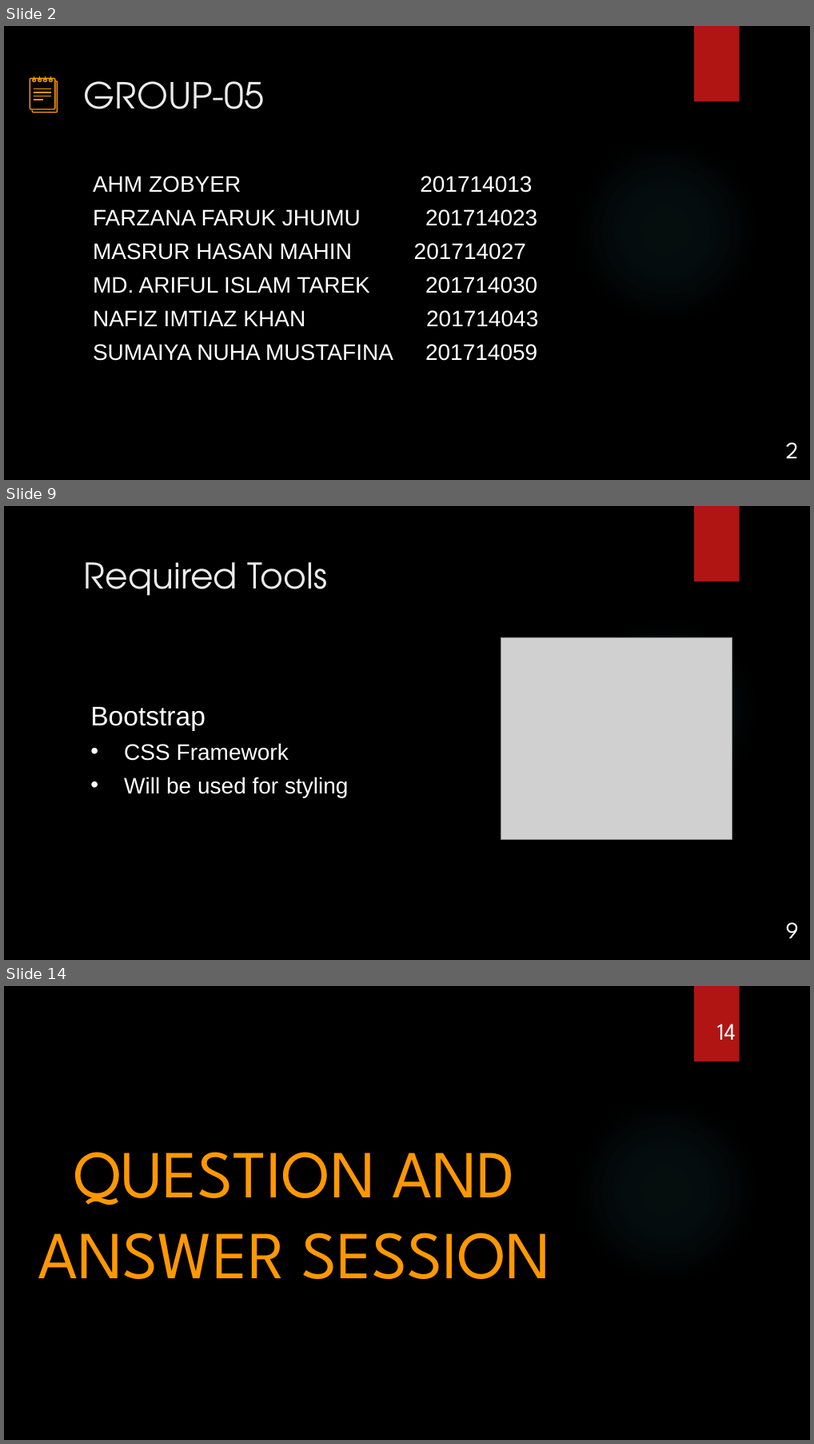
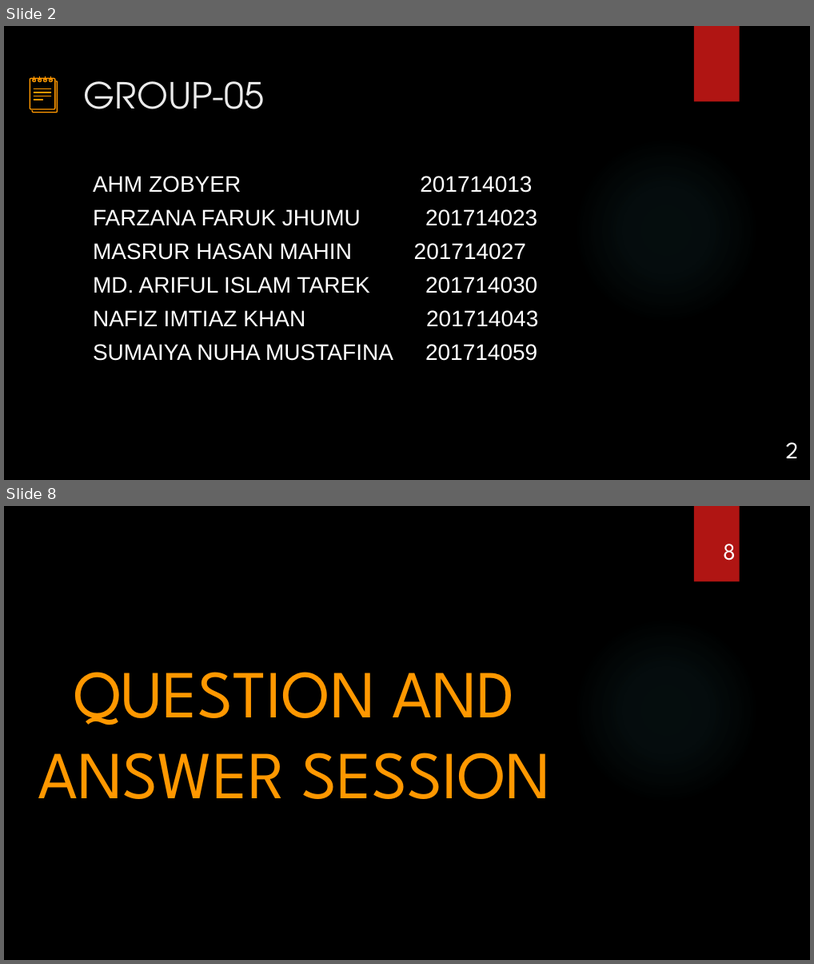
Before and after one commit to Nafiz43/MAAS_WEB, a slide deck: SADD LAB/SADD_initial_1.pptx. Shown one above the other, each under a label of ours: slides 2, 9 and 14 before the commit, slides 2 and 8 after it; the slides between them are not shown. The pictures are 814x1444 and 814x964 pixels, drawn with LibreOffice and Linux fonts; fonts in the diff are those of the drawing; grey boxes stand for pictures; background and template pictures are left out. Boxes give left, top, right and bottom in pixels: in the first picture for what was removed or moved away, otherwise in the second. Text is boxed around its words. In the diff, an @@ line names an element or a change of style, - is before the commit and + after.

```diff
--- a/SADD LAB/SADD_initial_1.pptx
+++ b/SADD LAB/SADD_initial_1.pptx
@@ slide 9 removed at (4, 506, 810, 960), background picture (left out); not listed: 2 template elements that a slide beside it also shows @@
@@ title removed at (84, 562, 327, 596) @@
-Required Tools
@@ picture removed at (501, 637, 731, 839) @@
@@ text removed at (90, 707, 348, 797) @@
-Bootstrap
-• CSS Framework
-• Will be used for styling
@@ page number removed at (786, 922, 799, 938) @@
-9
@@ what was slide 14 is now slide 8 @@
@@ page number at (723, 544, 736, 560): text changed @@
-14
+8
```
Also in this commit, not shown: 3 slides changed, 2 slides added, 7 other slides removed.
